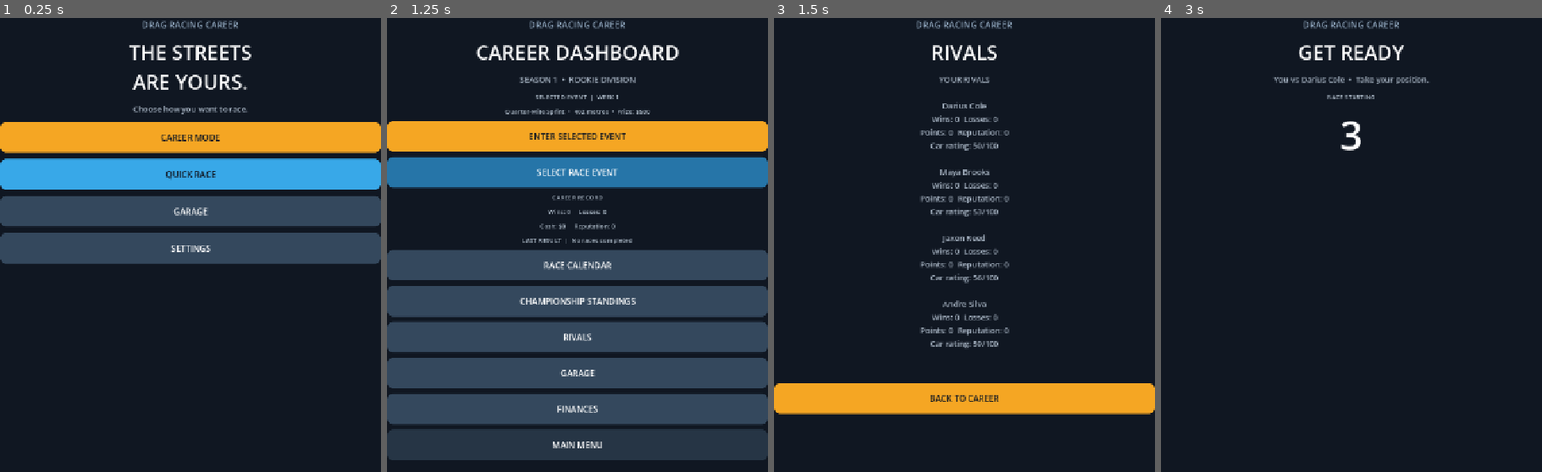
Above: before the commit, frames 1-4 (left to right).
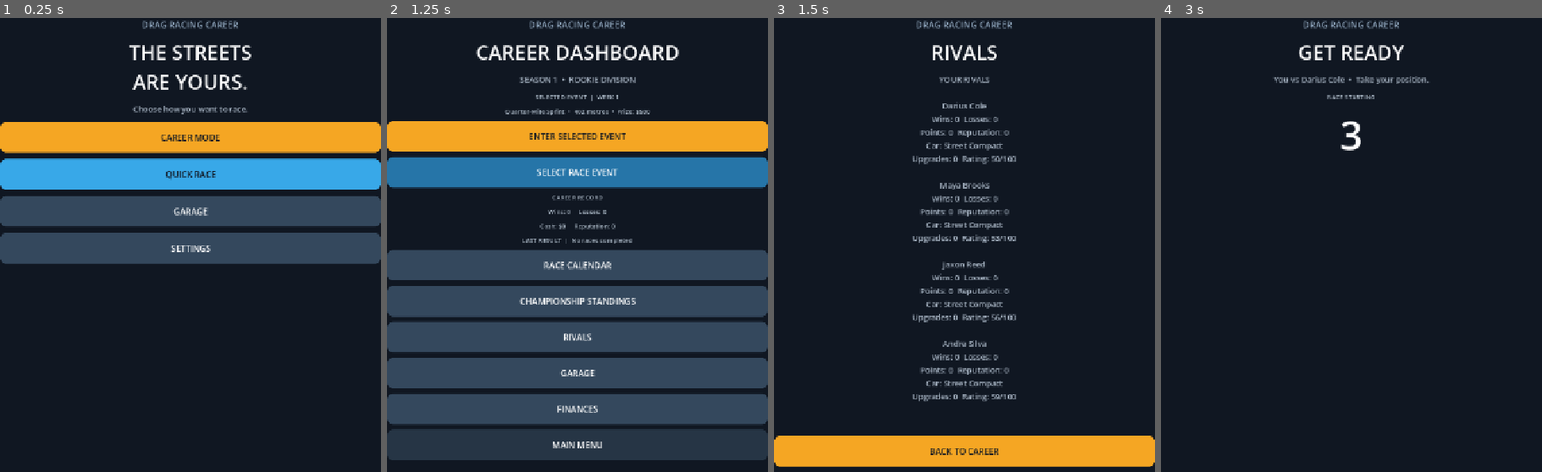
Above: after the commit, the same moments.

Repository: gleeshyyy/-Drag-Racing-Career
Game: Godot game, scene res://main.tscn
Same seed, same stepped clock (60 frames per second), same inputs: the game is played once before the commit and once after it.
Inputs:
- Up to frame 1 (0.25 s): no input
- Up to frame 2 (1.25 s): click "CAREER MODE" at 0.5 s
- Up to frame 3 (1.5 s): click "RIVALS" at 1.25 s
- Up to frame 4 (3 s): click "BACK TO CAREER" at 2 s; click "ENTER SELECTED EVENT" at 2.75 s

Frames 1-2 are identical in both runs. In frame 3, 17% of the frame differs, in the area x 0-100%, y 27-99%; in frame 4, nothing differs.

Commit message:
Add AI rival car purchases and upgrades

Diff:
--- a/main.gd
+++ b/main.gd
@@ -597,14 +597,14 @@
 	var body := "YOUR RIVALS\n\n"
 	for name in rival_names:
 		var record: Dictionary = rival_records.get(name, {})
-		body += "%s\nWins: %d  Losses: %d\nPoints: %d  Reputation: %d\nCar rating: %d/100\n\n" % [name, int(record.get("wins", 0)), int(record.get("losses", 0)), int(record.get("points", 0)), int(record.get("reputation", 0)), int(record.get("rating", 50))]
+		body += "%s\nWins: %d  Losses: %d\nPoints: %d  Reputation: %d\nCar: %s\nUpgrades: %d  Rating: %d/100\n\n" % [name, int(record.get("wins", 0)), int(record.get("losses", 0)), int(record.get("points", 0)), int(record.get("reputation", 0)), str(record.get("car", "Street Compact")), int(record.get("upgrade_level", 0)), int(record.get("rating", 50))]
 	_show_subpage("RIVALS", body, "BACK TO CAREER")
 
 func _ensure_rival_records() -> void:
 	for index in range(rival_names.size()):
 		var name := str(rival_names[index])
 		if not rival_records.has(name):
-			rival_records[name] = {"wins": 0, "losses": 0, "points": 0, "reputation": 0, "rating": 50 + index * 3}
+			rival_records[name] = {"wins": 0, "losses": 0, "points": 0, "reputation": 0, "rating": 50 + index * 3, "funds": 0, "car": "Street Compact", "upgrade_level": 0}
 
 func _show_subpage(page_title: String, body: String, back_caption: String) -> void:
 	menu_panel.hide()
@@ -824,24 +824,41 @@
 	if player_won:
 		opponent["losses"] = int(opponent.get("losses", 0)) + 1
 	else:
-		opponent["wins"] = int(opponent.get("wins", 0)) + 1
-		opponent["points"] = int(opponent.get("points", 0)) + 10
-		opponent["reputation"] = int(opponent.get("reputation", 0)) + 5
-		opponent["rating"] = mini(100, int(opponent.get("rating", 50)) + 1)
+		_record_rival_victory(opponent, race_reward)
 	rival_records[rival_name] = opponent
 	for name in rival_names:
 		if str(name) == rival_name:
 			continue
 		var record: Dictionary = rival_records.get(name, {})
 		if randf() < 0.55:
-			record["wins"] = int(record.get("wins", 0)) + 1
-			record["points"] = int(record.get("points", 0)) + 10
-			record["reputation"] = int(record.get("reputation", 0)) + 4
-			if randf() < 0.25:
-				record["rating"] = mini(100, int(record.get("rating", 50)) + 1)
+			_record_rival_victory(record, randi_range(500, 1200))
 		else:
 			record["losses"] = int(record.get("losses", 0)) + 1
 		rival_records[str(name)] = record
+
+func _record_rival_victory(record: Dictionary, prize: int) -> void:
+	record["wins"] = int(record.get("wins", 0)) + 1
+	record["points"] = int(record.get("points", 0)) + 10
+	record["reputation"] = int(record.get("reputation", 0)) + 5
+	record["funds"] = int(record.get("funds", 0)) + prize
+	var rating := int(record.get("rating", 50))
+	var upgrade_level := int(record.get("upgrade_level", 0))
+	var car_name := str(record.get("car", "Street Compact"))
+	var upgrade_cost := 900 + upgrade_level * 550
+	if upgrade_level < 12 and int(record["funds"]) >= upgrade_cost and randf() < 0.65:
+		record["funds"] = int(record["funds"]) - upgrade_cost
+		upgrade_level += 1
+		rating = mini(100, rating + randi_range(2, 4))
+		record["upgrade_level"] = upgrade_level
+	elif car_name == "Street Compact" and int(record["funds"]) >= 2500 and rating >= 65:
+		record["funds"] = int(record["funds"]) - 2500
+		record["car"] = "Turbo Coupe"
+		rating = mini(100, rating + 5)
+	elif car_name == "Turbo Coupe" and int(record["funds"]) >= 6000 and rating >= 82:
+		record["funds"] = int(record["funds"]) - 6000
+		record["car"] = "Muscle V8"
+		rating = mini(100, rating + 7)
+	record["rating"] = rating
 
 func _load_career_save() -> void:
 	var save := ConfigFile.new()
